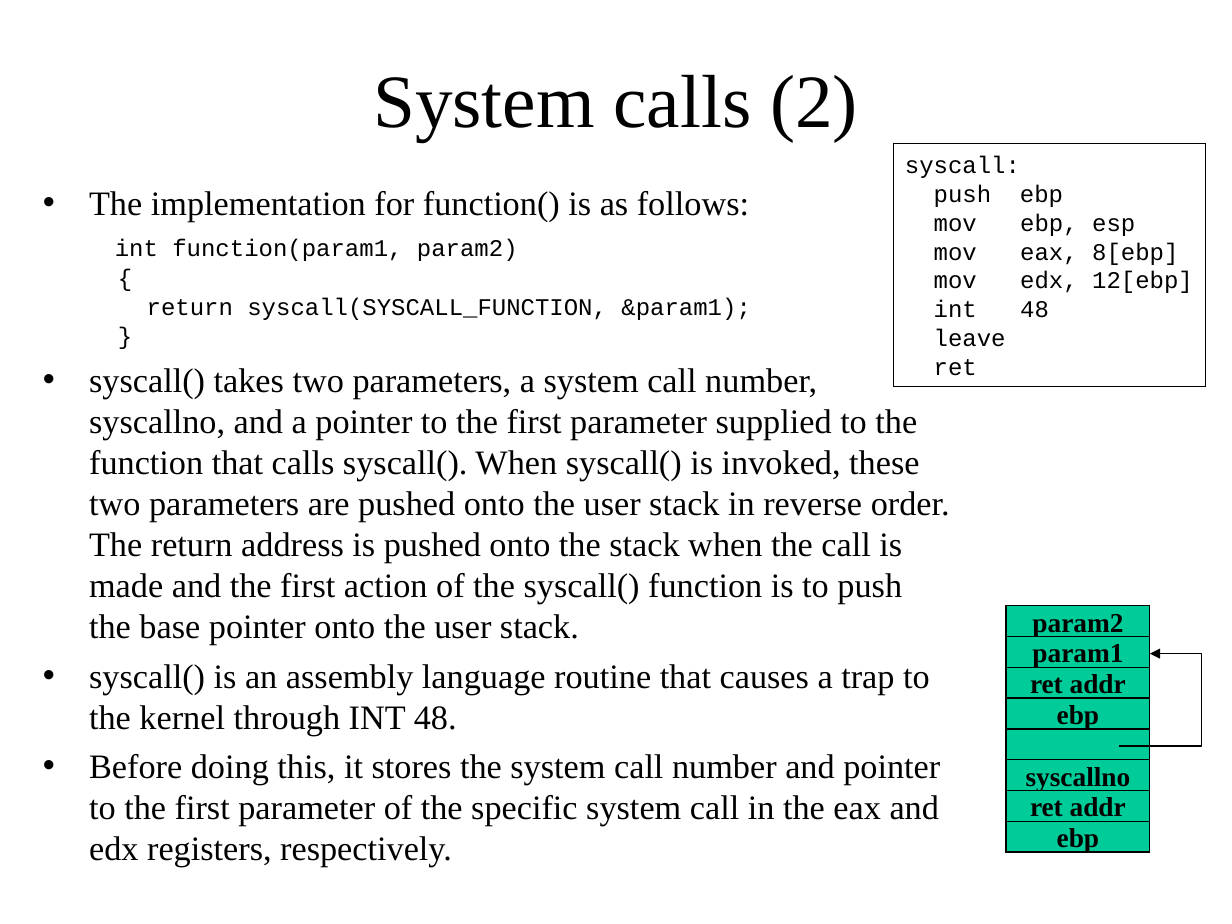
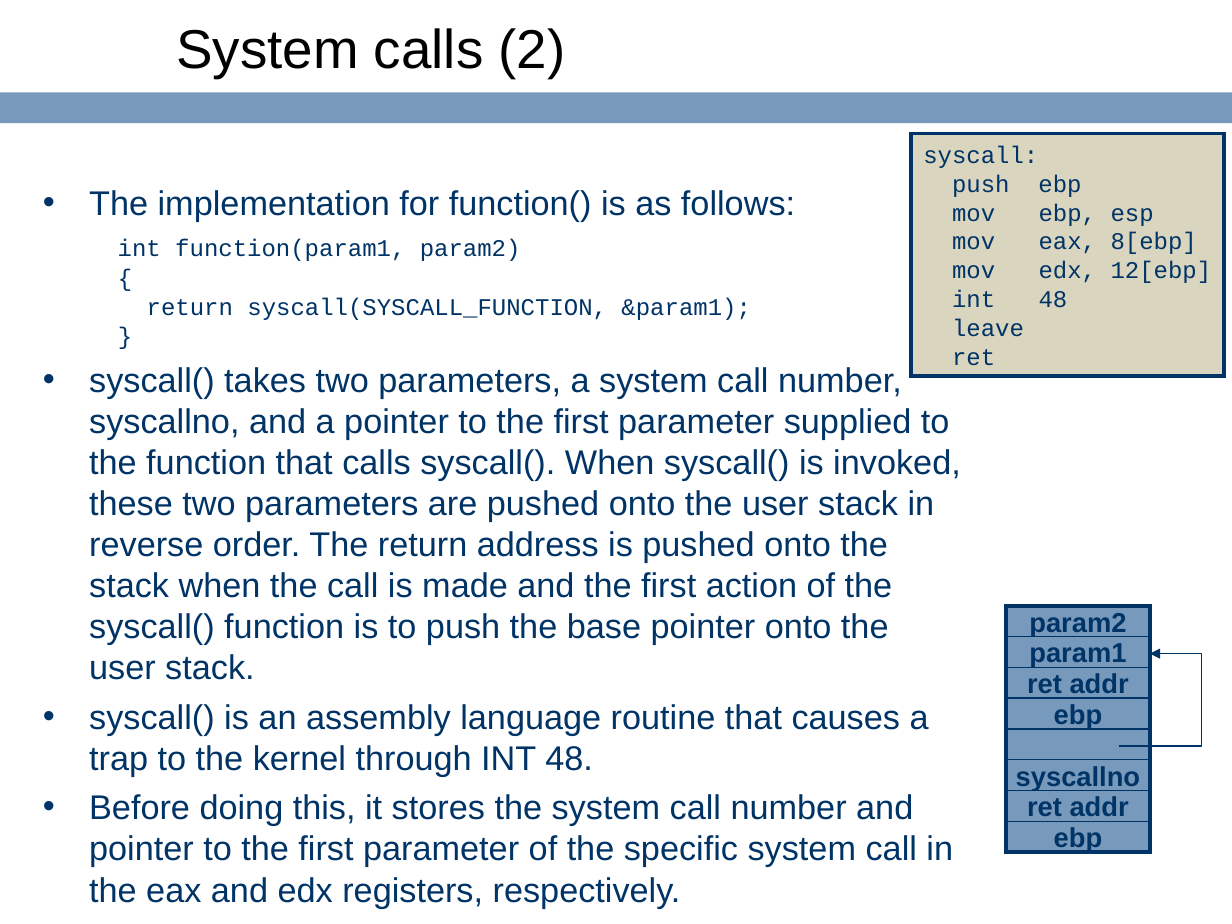
Before and after one commit to ringgaard/sanos, a slide deck: slide 47 of doc/sanostech.ppt. Drawn at 1232x924 pixels with LibreOffice and Linux fonts; fonts in the diff are those of the drawing; background and template pictures are left out. Boxes give left, top, right and bottom in pixels: in the first picture for what was removed or moved away, otherwise in the second. Text is boxed around its words. In the diff, an @@ line names an element or a change of style, - is before the commit and + after.

```diff
--- a/doc/sanostech.ppt
+++ b/doc/sanostech.ppt
@@ title "System calls (2)" moved from (x1=373, y1=74, x2=858, y2=141) to (x1=176, y1=28, x2=566, y2=77) @@
@@ title "System calls (2)" at (x1=176, y1=28, x2=566, y2=77): size 44 to 32 pt, font Times New Roman to Arial; alignment centre to left @@
@@ rectangle added at (x1=0, y1=92, x2=1232, y2=123), fill #779ABC @@
@@ rectangle "syscall:" moved from (x1=893, y1=144, x2=1206, y2=387) to (x1=912, y1=133, x2=1225, y2=376) @@
@@ rectangle "syscall:" at (x1=912, y1=133, x2=1225, y2=376): text colour #000000 to #003366; fill none to #D9D5BE; outline #000000 0.26 pt to #003366 2.24 pt @@
@@ text "The implementation for function() is ..." at (x1=89, y1=190, x2=961, y2=908): font Times New Roman to Arial in "The implementation for function() is as follows:", "syscall() takes two parameters, a system call ...", "syscall() is an assembly language routine that ...", "Before doing this, it stores the system ..."; text colour #000000 to #003366; bullet colour #000000 to #003366 @@
@@ rectangle added at (x1=1007, y1=606, x2=1151, y2=853), outline #003366 2.24 pt @@
@@ freeform shape at (x1=1119, y1=654, x2=1201, y2=747): outline #000000 0.74 pt to #003366 0.74 pt @@
@@ rectangle at (x1=1007, y1=729, x2=1151, y2=760): fill #00CC99 to #779ABC; outline #000000 0.74 pt to #003366 0.74 pt @@
@@ font Times New Roman to Arial, text colour #000000 to #003366; fill #00CC99 to #779ABC; outline #000000 0.74 pt to #003366 0.74 pt in 7 elements at (x1=1007, y1=606, x2=1151, y2=637), (x1=1007, y1=637, x2=1151, y2=668), (x1=1007, y1=668, x2=1151, y2=699), (x1=1007, y1=699, x2=1151, y2=729), (x1=1007, y1=760, x2=1151, y2=791), (x1=1007, y1=791, x2=1151, y2=822), (x1=1007, y1=822, x2=1151, y2=853) @@
```
Also in this commit, not shown: 57 other slides changed, 1 slide added, 21 other files.
